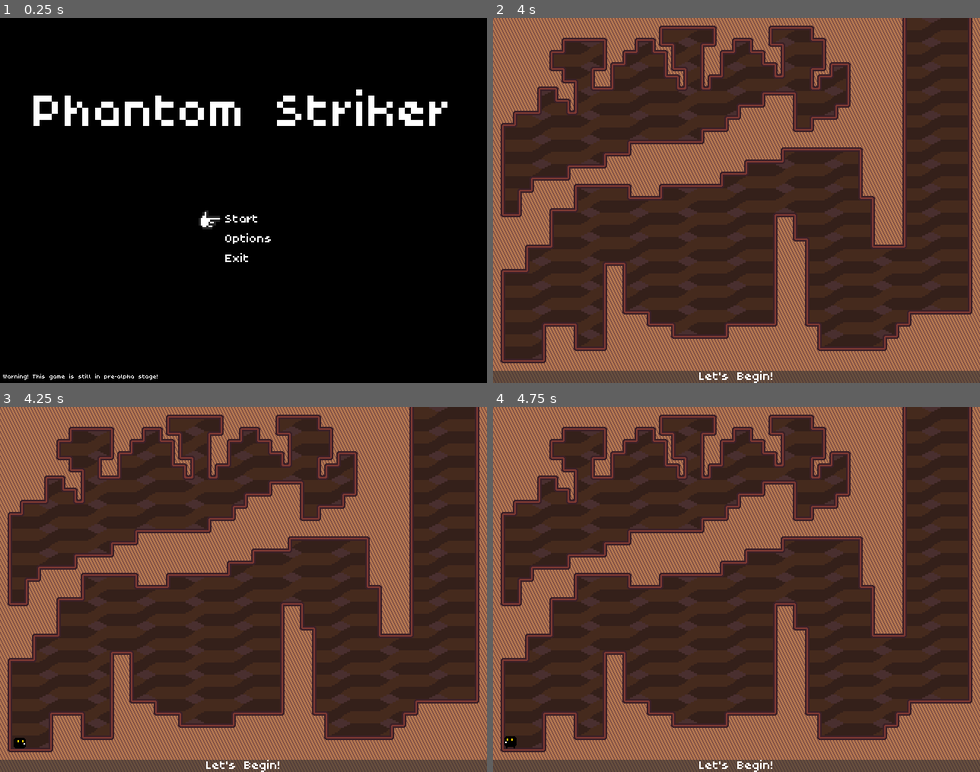
Above: before the commit, frames 1-4 (two rows, left to right).
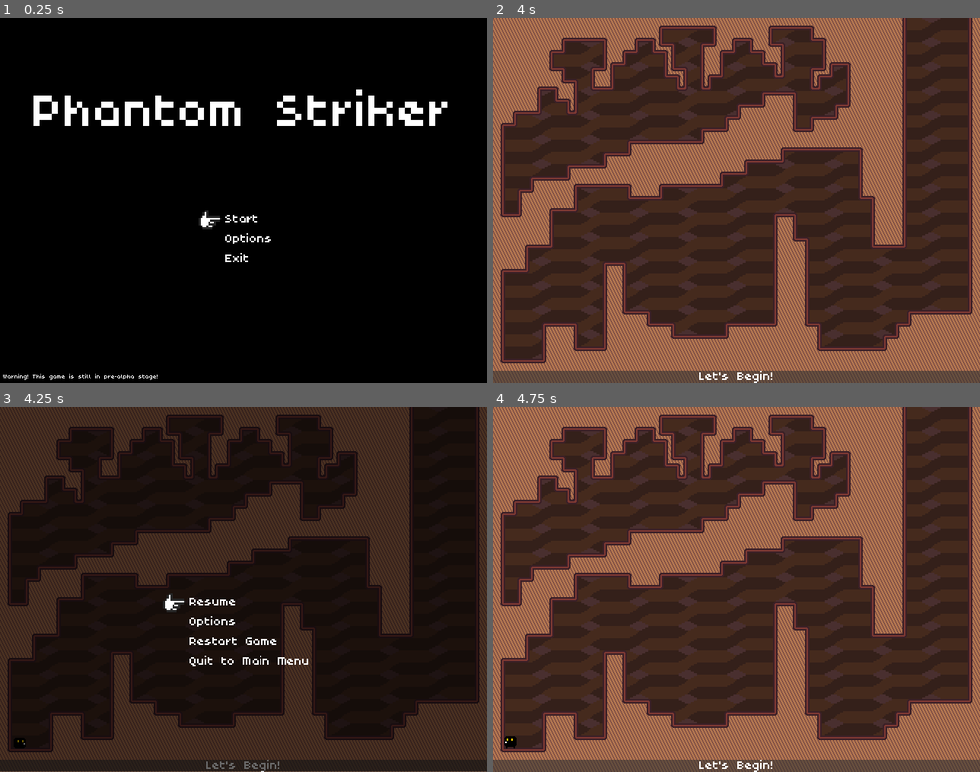
Above: after the commit, the same moments.

Repository: Team-Bunglon/phantom-striker
Game: Godot game, scene res://menu/title.tscn
Same seed, same stepped clock (60 frames per second), same inputs: the game is played once before the commit and once after it.
Inputs:
- Up to frame 1 (0.25 s): no input
- Up to frame 2 (4 s): tap Enter at 0.5 s; hold D (move_right) 0.53-1.28 s; tap Space (ui_accept) at 0.6, 1.25, 1.55, 2.1, 2.85, 3.8 s; tap W (jump) at 0.77, 1.52, 3.02, 3.77 s; hold K (strike_down) 1.28-2.03 s; tap S (crouch) at 1.35 s; hold D (move_right) 2.03-2.78 s; hold I (strike_up) 2.78-3.53 s; tap R (restart) at 3.5 s; hold A (move_left) from 3.53 s (still down); hold S (crouch) from 3.53 s (still down)
- Up to frame 3 (4.25 s): keep holding A (move_left); keep holding S (crouch); tap Escape (pause) at 4.15 s
- Up to frame 4 (4.75 s): keep holding A (move_left); release S (crouch) at 4.28 s; tap Space (ui_accept) at 4.35 s; tap W (jump) at 4.52 s

Frames 1-2 are identical in both runs. In frame 3, 100% of the frame differs, in the area x 0-100%, y 0-100%; in frame 4, nothing differs.
Error in both runs: Invalid operands 'float' and 'Vector2' in operator '+'. (res://objects/player.gd:150)

Commit message:
Add working pause menu

Diff:
--- a/levels/level0.tscn
+++ b/levels/level0.tscn
@@ -518,7 +518,6 @@
 
 [node name="PauseScreen" parent="Canvas" instance=ExtResource("2_ks0se")]
 visible = false
-z_index = 100
 
 [node name="RoomName" type="Label" parent="Canvas"]
 z_index = 10
--- a/levels/level1.tscn
+++ b/levels/level1.tscn
@@ -1,10 +1,11 @@
-[gd_scene load_steps=9 format=3 uid="uid://cap2c5dpqkle6"]
+[gd_scene load_steps=10 format=3 uid="uid://cap2c5dpqkle6"]
 
 [ext_resource type="TileSet" uid="uid://dnx1extlu8pxs" path="res://assets/sprites/tiles.tres" id="1_5p0by"]
 [ext_resource type="Script" path="res://levels/level_class.gd" id="1_j2ev4"]
 [ext_resource type="PackedScene" uid="uid://cymvpxtr5hvfj" path="res://objects/player.tscn" id="2_mcygu"]
 [ext_resource type="FontFile" uid="uid://cyv5okyo2hgew" path="res://assets/poco.ttf" id="2_y6yeq"]
 [ext_resource type="Script" path="res://levels/level_camera.gd" id="3_4bqle"]
+[ext_resource type="PackedScene" uid="uid://cffdc0mse6ebp" path="res://menu/pause_screen.tscn" id="3_tmowf"]
 [ext_resource type="Texture2D" uid="uid://bj18c5gdkp3oh" path="res://assets/aseprite/background_1.png" id="5_jh2kp"]
 
 [sub_resource type="RectangleShape2D" id="RectangleShape2D_61ngw"]
@@ -35,6 +36,9 @@
 offset_bottom = 480.0
 color = Color(0.196078, 0.196078, 0.196078, 0.588235)
 metadata/_edit_lock_ = true
+
+[node name="PauseScreen" parent="Canvas" instance=ExtResource("3_tmowf")]
+visible = false
 
 [node name="Camera2D" type="Camera2D" parent="."]
 limit_left = 0
--- a/levels/level2.tscn
+++ b/levels/level2.tscn
@@ -1,8 +1,9 @@
-[gd_scene load_steps=10 format=3 uid="uid://dugb71cmrhea5"]
+[gd_scene load_steps=11 format=3 uid="uid://dugb71cmrhea5"]
 
 [ext_resource type="Script" path="res://levels/level_class.gd" id="1_mrip6"]
 [ext_resource type="FontFile" uid="uid://cyv5okyo2hgew" path="res://assets/poco.ttf" id="2_f2frr"]
 [ext_resource type="TileSet" uid="uid://dnx1extlu8pxs" path="res://assets/sprites/tiles.tres" id="2_yvocw"]
+[ext_resource type="PackedScene" uid="uid://cffdc0mse6ebp" path="res://menu/pause_screen.tscn" id="3_3epov"]
 [ext_resource type="PackedScene" uid="uid://cymvpxtr5hvfj" path="res://objects/player.tscn" id="3_d04lr"]
 [ext_resource type="Script" path="res://levels/level_camera.gd" id="5_a8ykx"]
 [ext_resource type="TileSet" uid="uid://orhoddg6nkpl" path="res://assets/sprites/spikes.tres" id="5_lxj3q"]
@@ -36,6 +37,9 @@
 offset_bottom = 480.0
 color = Color(0.196078, 0.196078, 0.196078, 0.588235)
 metadata/_edit_lock_ = true
+
+[node name="PauseScreen" parent="Canvas" instance=ExtResource("3_3epov")]
+visible = false
 
 [node name="Player" parent="." instance=ExtResource("3_d04lr")]
 position = Vector2(49, 376)
--- /dev/null
+++ b/menu/confirm.gd
@@ -0,0 +1,24 @@
+extends Control
+class_name Confirm ## Menu for confirmation
+
+@export var return_object: NodePath
+@export var line1_text: String = "Are you sure you want to do something?"
+@export var line2_text: String = "ALL PROGRESS WILL BE LOST!"
+@export var line2_is_red: bool = false
+
+@onready var return_node := get_node(return_object)
+
+signal yes_selected()
+
+func _ready():
+	$Warning1.text = line1_text
+	$Warning2.text = line2_text
+	if line2_is_red:
+		$Warning2.set("theme_override_colors/font_color", Color(1.0,0.0,0.0,1.0))
+
+func _on_yes_selected():
+	emit_signal("yes_selected")
+
+func _on_no_selected():
+	visible = false
+	return_node.visible = true
--- /dev/null
+++ b/menu/confirm.tscn
@@ -0,0 +1,76 @@
+[gd_scene load_steps=5 format=3 uid="uid://ccbyvma21rb1d"]
+
+[ext_resource type="FontFile" uid="uid://cyv5okyo2hgew" path="res://assets/poco.ttf" id="1_emdt6"]
+[ext_resource type="Script" path="res://menu/confirm.gd" id="1_wukle"]
+[ext_resource type="PackedScene" uid="uid://cd0nf5ydgsylp" path="res://menu/cursor.tscn" id="2_mjkwq"]
+[ext_resource type="Script" path="res://menu/menu_item.gd" id="3_uo7nq"]
+
+[node name="Confirm" type="Control"]
+layout_mode = 3
+anchors_preset = 15
+anchor_right = 1.0
+anchor_bottom = 1.0
+grow_horizontal = 2
+grow_vertical = 2
+script = ExtResource("1_wukle")
+
+[node name="Warning1" type="Label" parent="."]
+layout_mode = 0
+offset_top = -128.0
+offset_right = 1280.0
+offset_bottom = -80.0
+theme_override_fonts/font = ExtResource("1_emdt6")
+theme_override_font_sizes/font_size = 40
+text = "Are you sure you want to do something?"
+horizontal_alignment = 1
+
+[node name="Warning2" type="Label" parent="."]
+layout_mode = 0
+offset_top = -78.0
+offset_right = 1280.0
+offset_bottom = -30.0
+theme_override_fonts/font = ExtResource("1_emdt6")
+theme_override_font_sizes/font_size = 40
+text = "ALL PROGRESS WILL BE LOST!"
+horizontal_alignment = 1
+
+[node name="Cursor" parent="." instance=ExtResource("2_mjkwq")]
+layout_mode = 1
+offset_left = 541.0
+offset_top = -3.0
+offset_right = -83.0
+offset_bottom = -467.0
+menu_object = NodePath("../HBoxContainer/MarginContainer/VBoxContainer")
+cursor_offset = Vector2(32, 18)
+
+[node name="HBoxContainer" type="HBoxContainer" parent="."]
+layout_mode = 0
+offset_right = 1280.0
+offset_bottom = 151.0
+alignment = 1
+
+[node name="MarginContainer" type="MarginContainer" parent="HBoxContainer"]
+layout_mode = 2
+theme_override_constants/margin_left = 30
+
+[node name="VBoxContainer" type="VBoxContainer" parent="HBoxContainer/MarginContainer"]
+layout_mode = 2
+
+[node name="No" type="Label" parent="HBoxContainer/MarginContainer/VBoxContainer"]
+layout_mode = 2
+theme_override_fonts/font = ExtResource("1_emdt6")
+theme_override_font_sizes/font_size = 40
+text = "No
+"
+script = ExtResource("3_uo7nq")
+
+[node name="Yes" type="Label" parent="HBoxContainer/MarginContainer/VBoxContainer"]
+layout_mode = 2
+theme_override_fonts/font = ExtResource("1_emdt6")
+theme_override_font_sizes/font_size = 40
+text = "Yes
+"
+script = ExtResource("3_uo7nq")
+
+[connection signal="selected" from="HBoxContainer/MarginContainer/VBoxContainer/No" to="." method="_on_no_selected"]
+[connection signal="selected" from="HBoxContainer/MarginContainer/VBoxContainer/Yes" to="." method="_on_yes_selected"]
--- /dev/null
+++ b/menu/confirm_menu.gd
@@ -0,0 +1,11 @@
+extends Control
+
+
+# Called when the node enters the scene tree for the first time.
+func _ready():
+	pass # Replace with function body.
+
+
+# Called every frame. 'delta' is the elapsed time since the previous frame.
+func _process(delta):
+	pass
--- /dev/null
+++ b/menu/confirm_menu.tscn
@@ -0,0 +1,79 @@
+[gd_scene load_steps=5 format=3 uid="uid://bpg01xawf5j15"]
+
+[ext_resource type="Script" path="res://menu/confirm_menu.gd" id="1_65n4p"]
+[ext_resource type="FontFile" uid="uid://cyv5okyo2hgew" path="res://assets/poco.ttf" id="2_hwcaj"]
+[ext_resource type="PackedScene" uid="uid://cd0nf5ydgsylp" path="res://menu/cursor.tscn" id="3_pxlnl"]
+[ext_resource type="Script" path="res://menu/menu_item.gd" id="4_vl1ei"]
+
+[node name="ConfirmMenu" type="Control"]
+layout_mode = 3
+anchors_preset = 15
+anchor_right = 1.0
+anchor_bottom = 1.0
+grow_horizontal = 2
+grow_vertical = 2
+script = ExtResource("1_65n4p")
+
+[node name="Warning1" type="Label" parent="."]
+layout_mode = 0
+offset_top = -125.0
+offset_right = 1280.0
+offset_bottom = -77.0
+theme_override_fonts/font = ExtResource("2_hwcaj")
+theme_override_font_sizes/font_size = 40
+text = "Are you sure you want to return to main menu?"
+horizontal_alignment = 1
+
+[node name="Warning2" type="Label" parent="."]
+layout_mode = 0
+offset_top = -78.0
+offset_right = 1280.0
+offset_bottom = -30.0
+theme_override_colors/font_color = Color(1, 0, 0, 1)
+theme_override_fonts/font = ExtResource("2_hwcaj")
+theme_override_font_sizes/font_size = 40
+text = "PROGRESS IS UNSAFED FOR NOW!"
+horizontal_alignment = 1
+
+[node name="Cursor" parent="." instance=ExtResource("3_pxlnl")]
+layout_mode = 1
+offset_left = 541.0
+offset_top = -3.0
+offset_right = -83.0
+offset_bottom = -467.0
+menu_object = NodePath("../HBoxContainer/MarginContainer/VBoxContainer")
+cursor_offset = Vector2(32, 18)
+
+[node name="HBoxContainer" type="HBoxContainer" parent="."]
+layout_mode = 0
+offset_right = 1280.0
+offset_bottom = 152.0
+alignment = 1
+metadata/_edit_lock_ = true
+
+[node name="MarginContainer" type="MarginContainer" parent="HBoxContainer"]
+layout_mode = 2
+theme_override_constants/margin_left = 30
+
+[node name="VBoxContainer" type="VBoxContainer" parent="HBoxContainer/MarginContainer"]
+layout_mode = 2
+
+[node name="No" type="Label" parent="HBoxContainer/MarginContainer/VBoxContainer"]
+layout_mode = 2
+theme_override_fonts/font = ExtResource("2_hwcaj")
+theme_override_font_sizes/font_size = 40
+text = "No
+"
+script = ExtResource("4_vl1ei")
+
+[node name="Yes" type="Label" parent="HBoxContainer/MarginContainer/VBoxContainer"]
+layout_mode = 2
+theme_override_fonts/font = ExtResource("2_hwcaj")
+theme_override_font_sizes/font_size = 40
+text = "Yes
+
+"
+script = ExtResource("4_vl1ei")
+
+[connection signal="selected" from="HBoxContainer/MarginContainer/VBoxContainer/No" to="." method="_on_no_selected"]
+[connection signal="selected" from="HBoxContainer/MarginContainer/VBoxContainer/Yes" to="." method="_on_yes_selected"]
--- /dev/null
+++ b/menu/confirm_restart.gd
@@ -0,0 +1,10 @@
+extends Control
+class_name ConfirmRestart
+
+@export var return_object: NodePath
+@onready var return_node := get_node(return_object)
+
+
+
+func _on_no_selected():
+	pass # Replace with function body.
--- /dev/null
+++ b/menu/confirm_restart.tscn
@@ -0,0 +1,79 @@
+[gd_scene load_steps=5 format=3 uid="uid://7lio54veuxow"]
+
+[ext_resource type="Script" path="res://menu/confirm_restart.gd" id="1_3jvm3"]
+[ext_resource type="PackedScene" uid="uid://cd0nf5ydgsylp" path="res://menu/cursor.tscn" id="1_ms36j"]
+[ext_resource type="FontFile" uid="uid://cyv5okyo2hgew" path="res://assets/poco.ttf" id="2_hmvwj"]
+[ext_resource type="Script" path="res://menu/menu_item.gd" id="3_7bayh"]
+
+[node name="ConfirmRestart" type="Control"]
+layout_mode = 3
+anchors_preset = 15
+anchor_right = 1.0
+anchor_bottom = 1.0
+grow_horizontal = 2
+grow_vertical = 2
+script = ExtResource("1_3jvm3")
+
+[node name="Warning1" type="Label" parent="."]
+layout_mode = 0
+offset_top = -125.0
+offset_right = 1280.0
+offset_bottom = -77.0
+theme_override_fonts/font = ExtResource("2_hmvwj")
+theme_override_font_sizes/font_size = 40
+text = "Are you sure you want to restart from the first level?"
+horizontal_alignment = 1
+
+[node name="Warning2" type="Label" parent="."]
+layout_mode = 0
+offset_top = -78.0
+offset_right = 1280.0
+offset_bottom = -30.0
+theme_override_colors/font_color = Color(1, 0, 0, 1)
+theme_override_fonts/font = ExtResource("2_hmvwj")
+theme_override_font_sizes/font_size = 40
+text = "ALL PROGRESS WILL BE LOST!"
+horizontal_alignment = 1
+
+[node name="Cursor" parent="." instance=ExtResource("1_ms36j")]
+layout_mode = 1
+offset_left = 541.0
+offset_top = -3.0
+offset_right = -83.0
+offset_bottom = -467.0
+menu_object = NodePath("../HBoxContainer/MarginContainer/VBoxContainer")
+cursor_offset = Vector2(32, 18)
+
+[node name="HBoxContainer" type="HBoxContainer" parent="."]
+layout_mode = 0
+offset_right = 1280.0
+offset_bottom = 152.0
+alignment = 1
+metadata/_edit_lock_ = true
+
+[node name="MarginContainer" type="MarginContainer" parent="HBoxContainer"]
+layout_mode = 2
+theme_override_constants/margin_left = 30
+
+[node name="VBoxContainer" type="VBoxContainer" parent="HBoxContainer/MarginContainer"]
+layout_mode = 2
+
+[node name="No" type="Label" parent="HBoxContainer/MarginContainer/VBoxContainer"]
+layout_mode = 2
+theme_override_fonts/font = ExtResource("2_hmvwj")
+theme_override_font_sizes/font_size = 40
+text = "No
+"
+script = ExtResource("3_7bayh")
+
+[node name="Yes" type="Label" parent="HBoxContainer/MarginContainer/VBoxContainer"]
+layout_mode = 2
+theme_override_fonts/font = ExtResource("2_hmvwj")
+theme_override_font_sizes/font_size = 40
+text = "Yes
+
+"
+script = ExtResource("3_7bayh")
+
+[connection signal="selected" from="HBoxContainer/MarginContainer/VBoxContainer/No" to="." method="_on_no_selected"]
+[connection signal="selected" from="HBoxContainer/MarginContainer/VBoxContainer/Yes" to="." method="_on_yes_selected"]
--- a/menu/cursor.gd
+++ b/menu/cursor.gd
@@ -6,6 +6,7 @@
 
 @export var menu_object: NodePath ## The container the label menu are located in. It should only be a VBoxContainer.
 @export var cursor_offset: Vector2 ## The offset of which the cursor's sprite is located by its central point.
+@export var cancel_labels: Array[String] = ["Resume", "Return", "No"]
 
 @onready var menu_parent := get_node(menu_object)
 @onready var cursor_parent := get_parent()
@@ -33,13 +34,21 @@
 	if Input.is_action_just_pressed("ui_accept") and cursor_can_choose:
 		var menu_item_current := get_menu_item(cursor_index)
 		if menu_item_current != null:
-			if menu_item_current.name in ["Resume", "Return"]:
+			if menu_item_current.name in cancel_labels:
 				Audio.play("Cancel")
 			elif menu_item_current.name == "Start":
 				print("Don't play anything")
 			else:
 				Audio.play("Accept")
 			select_menu(menu_item_current)
+
+
+	if Input.is_action_just_pressed("ui_increase") and cursor_can_choose:
+		var menu_item_current := get_menu_item(cursor_index)
+		if menu_item_current != null:
+			if menu_item_current.can_increase:
+				Audio.play("Accept")
+			increase_menu(menu_item_current)
 
 	if Input.is_action_just_pressed("ui_decrease") and cursor_can_choose:
 		var menu_item_current := get_menu_item(cursor_index)
@@ -52,7 +61,7 @@
 	if Input.is_action_just_pressed("ui_cancel") and cursor_can_choose:
 		var menu_item_current := get_menu_item(0)
 		if menu_item_current != null:
-			if menu_item_current.name == "Resume":
+			if menu_item_current.name in cancel_labels:
 				Audio.play("Cancel")
 				select_menu(menu_item_current)
 
@@ -70,6 +79,10 @@
 func select_menu(item):
 	if item.has_method("select"):
 		item.select()
+
+func increase_menu(item):
+	if item.has_method("increase"):
+		item.increase()
 
 func decrease_menu(item):
 	if item.has_method("decrease"):
--- a/menu/menu_item.gd
+++ b/menu/menu_item.gd
@@ -1,21 +1,21 @@
 extends Label
+class_name MenuItem ## A selectable label specialized for cursor.
 
-## A selectable label specialized for cursor.
-class_name MenuItem
+@export var can_decrease: bool = false ## Allow item to react with `decreased()` signal when `ui_decrease` is pressed.
+@export var can_increase: bool = false ## Allow item to react with `increased()` signal when `ui_increase` is pressed.
 
-## Play "decrease" sound when the `ui_decrease` is pressed while selecting this item
-@export var can_decrease: bool = false
-
-## Emitted when the cursor is pointing at this menu item and the player presses the `ui_accept` button.
-signal selected()
-
-## Same as `selected()` but for decreasing value instead with `ui_decrease` button.
-signal decreased()
+signal selected() ## Emitted when the cursor is pointing at this menu item and the player presses the `ui_accept` button.
+signal increased() ## Same as `selected()` but for increasing value instead with `ui_decrease` button.
+signal decreased() ## Same as `selected()` but for decreasing value instead with `ui_decrease` button.
 
 func select():
 	print(name)
 	emit_signal("selected")
 
+func increase():
+	print(name + " (increase)")
+	emit_signal("increased")
+
 func decrease():
 	print(name + " (decrease)")
 	emit_signal("decreased")
--- a/menu/option_menu.gd
+++ b/menu/option_menu.gd
@@ -25,6 +25,7 @@
 	scaling_value_text.text = str(Global.current_scaling) + "x"
 	fullscreen_text.text = Global.fullscreen
 
+## This should only run once since you won't change your screen resolution midgame anyway.
 func _get_maximum_scaling():
 	if Global.maximum_scaling == 0:
 		var screen_resolution := DisplayServer.screen_get_size()
@@ -49,7 +50,7 @@
 			DisplayServer.window_set_mode(DisplayServer.WINDOW_MODE_FULLSCREEN)
 			fullscreen_text.text = "Yes"
 			Global.fullscreen = "Yes"
-		else:
+		elif Global.fullscreen == "Yes":
 			DisplayServer.window_set_mode(DisplayServer.WINDOW_MODE_WINDOWED)
 			_update_resolution(Global.current_scaling)
 			fullscreen_text.text = "No"
@@ -58,11 +59,20 @@
 func _on_fullscreen_selected():
 	_update_value("fullscreen")
 
+func _on_fullscreen_increased():
+	_on_fullscreen_selected()
+
+func _on_fullscreen_decreased():
+	_on_fullscreen_selected()
+
 func _on_scaling_selected():
 	Global.current_scaling += 1
 	if Global.current_scaling > Global.maximum_scaling:
 		Global.current_scaling = 1
 	_update_value("scaling")
+
+func _on_scaling_increased():
+	_on_scaling_selected()
 
 func _on_scaling_decreased():
 	Global.current_scaling -= 1
--- a/menu/option_menu.tscn
+++ b/menu/option_menu.tscn
@@ -44,6 +44,7 @@
 text = "Scaling"
 script = ExtResource("4_060l5")
 can_decrease = true
+can_increase = true
 
 [node name="Fullscreen" type="Label" parent="HBoxContainer/MarginContainer/VBoxContainer"]
 layout_mode = 2
@@ -51,6 +52,8 @@
 theme_override_font_sizes/font_size = 40
 text = "Fullscreen"
 script = ExtResource("4_060l5")
+can_decrease = true
+can_increase = true
 
 [node name="Return" type="Label" parent="HBoxContainer/MarginContainer/VBoxContainer"]
 layout_mode = 2
@@ -81,6 +84,9 @@
 text = "No"
 
 [connection signal="decreased" from="HBoxContainer/MarginContainer/VBoxContainer/Scaling" to="." method="_on_scaling_decreased"]
+[connection signal="increased" from="HBoxContainer/MarginContainer/VBoxContainer/Scaling" to="." method="_on_scaling_increased"]
 [connection signal="selected" from="HBoxContainer/MarginContainer/VBoxContainer/Scaling" to="." method="_on_scaling_selected"]
+[connection signal="decreased" from="HBoxContainer/MarginContainer/VBoxContainer/Fullscreen" to="." method="_on_fullscreen_decreased"]
+[connection signal="increased" from="HBoxContainer/MarginContainer/VBoxContainer/Fullscreen" to="." method="_on_fullscreen_increased"]
 [connection signal="selected" from="HBoxContainer/MarginContainer/VBoxContainer/Fullscreen" to="." method="_on_fullscreen_selected"]
 [connection signal="selected" from="HBoxContainer/MarginContainer/VBoxContainer/Return" to="." method="_on_return_selected"]
--- a/menu/pause_menu.gd
+++ b/menu/pause_menu.gd
@@ -1,11 +1,19 @@
 extends Control
 class_name PauseMenu
 
+signal option()
 signal resume_game()
+signal restart_game()
+signal main_menu()
 
 func _on_options_selected():
-	visible = false
-	$"../OptionMenu".visible = true
+	emit_signal("option")
 
 func _on_resume_selected():
 	emit_signal("resume_game")
+
+func _on_restart_game_selected():
+	emit_signal("restart_game")
+
+func _on_main_menu_selected():
+	emit_signal("main_menu")
--- a/menu/pause_menu.tscn
+++ b/menu/pause_menu.tscn
@@ -42,7 +42,6 @@
 theme_override_font_sizes/font_size = 40
 text = "Resume"
 script = ExtResource("3_6dyq7")
-can_decrease = true
 
 [node name="Options" type="Label" parent="HBoxContainer/MarginContainer/VBoxContainer"]
 layout_mode = 2
@@ -70,3 +69,5 @@
 
 [connection signal="selected" from="HBoxContainer/MarginContainer/VBoxContainer/Resume" to="." method="_on_resume_selected"]
 [connection signal="selected" from="HBoxContainer/MarginContainer/VBoxContainer/Options" to="." method="_on_options_selected"]
+[connection signal="selected" from="HBoxContainer/MarginContainer/VBoxContainer/RestartGame" to="." method="_on_restart_game_selected"]
+[connection signal="selected" from="HBoxContainer/MarginContainer/VBoxContainer/MainMenu" to="." method="_on_main_menu_selected"]
--- a/menu/pause_screen.gd
+++ b/menu/pause_screen.gd
@@ -8,18 +8,38 @@
 	$PauseMenu.visible = false
 	$OptionMenu.visible = false
 
+func _set_visible(this: bool, pause: bool, option: bool, confirm_restart: bool, confirm_menu: bool):
+	visible = this
+	$PauseMenu.visible = pause
+	$OptionMenu.visible = option
+	$ConfirmRestart.visible = confirm_restart
+	$ConfirmMenu.visible = confirm_menu
+
 func _input(event):
 	if event.is_action_pressed("pause") and not Global.is_paused:
 		get_tree().paused = true
 		Audio.play("Accept")
-		visible = true
-		$PauseMenu.visible = true
-		$OptionMenu.visible = false
+		_set_visible(true, true, false, false, false)
 		Global.is_paused = true
 
 func _on_pause_menu_resume_game():
 	get_tree().paused = false
-	visible = false
-	$PauseMenu.visible = false
-	$OptionMenu.visible = false
+	_set_visible(false, false, false, false, false)
 	Global.is_paused = false
+
+func _on_pause_menu_option():
+	_set_visible(true, false, true, false, false)
+
+func _on_pause_menu_restart_game():
+	_set_visible(true, false, false, true, false)
+
+func _on_pause_menu_main_menu():
+	_set_visible(true, false, false, false, true)
+
+func _on_confirm_restart_yes_selected():
+	_on_pause_menu_resume_game()
+	get_tree().change_scene_to_file("res://levels/level1.tscn")
+
+func _on_confirm_menu_yes_selected():
+	_on_pause_menu_resume_game()
+	get_tree().change_scene_to_file("res://menu/title.tscn")
--- a/menu/pause_screen.tscn
+++ b/menu/pause_screen.tscn
@@ -1,11 +1,13 @@
-[gd_scene load_steps=4 format=3 uid="uid://cffdc0mse6ebp"]
+[gd_scene load_steps=5 format=3 uid="uid://cffdc0mse6ebp"]
 
 [ext_resource type="Script" path="res://menu/pause_screen.gd" id="1_kuke2"]
 [ext_resource type="PackedScene" uid="uid://485fwe28sgac" path="res://menu/pause_menu.tscn" id="1_rmae5"]
 [ext_resource type="PackedScene" uid="uid://cg1jg4d1hfoep" path="res://menu/option_menu.tscn" id="2_lu6ax"]
+[ext_resource type="PackedScene" uid="uid://ccbyvma21rb1d" path="res://menu/confirm.tscn" id="4_o351n"]
 
 [node name="PauseScreen" type="Control"]
 process_mode = 3
+z_index = 100
 layout_mode = 3
 anchors_preset = 15
 anchor_right = 1.0
@@ -39,4 +41,27 @@
 default_scaling = 2
 fullscreen = true
 
+[node name="ConfirmRestart" parent="." instance=ExtResource("4_o351n")]
+visible = false
+layout_mode = 1
+offset_top = 482.0
+offset_bottom = 482.0
+return_object = NodePath("../PauseMenu")
+line1_text = "Are you sure you want to restart from the first level?"
+line2_is_red = true
+
+[node name="ConfirmMenu" parent="." instance=ExtResource("4_o351n")]
+visible = false
+layout_mode = 1
+offset_top = 482.0
+offset_bottom = 482.0
+return_object = NodePath("../PauseMenu")
+line1_text = "Are you sure you want to quit to main menu?"
+line2_text = "Progress will be saved (UNIMPLEMENTED)"
+
+[connection signal="main_menu" from="PauseMenu" to="." method="_on_pause_menu_main_menu"]
+[connection signal="option" from="PauseMenu" to="." method="_on_pause_menu_option"]
+[connection signal="restart_game" from="PauseMenu" to="." method="_on_pause_menu_restart_game"]
 [connection signal="resume_game" from="PauseMenu" to="." method="_on_pause_menu_resume_game"]
+[connection signal="yes_selected" from="ConfirmRestart" to="." method="_on_confirm_restart_yes_selected"]
+[connection signal="yes_selected" from="ConfirmMenu" to="." method="_on_confirm_menu_yes_selected"]
--- a/menu/title.gd
+++ b/menu/title.gd
@@ -1,4 +1,4 @@
 extends Control
 
 # Every input is controlled at main_menu
-# I'll return to this later when I'm adding animation
+# TODO: I'll return to this later when I'm adding animation
--- a/project.godot
+++ b/project.godot
@@ -38,7 +38,6 @@
 "events": [Object(InputEventKey,"resource_local_to_scene":false,"resource_name":"","device":-1,"window_id":0,"alt_pressed":false,"shift_pressed":false,"ctrl_pressed":false,"meta_pressed":false,"pressed":false,"keycode":0,"physical_keycode":32,"key_label":0,"unicode":32,"echo":false,"script":null)
 , Object(InputEventKey,"resource_local_to_scene":false,"resource_name":"","device":-1,"window_id":0,"alt_pressed":false,"shift_pressed":false,"ctrl_pressed":false,"meta_pressed":false,"pressed":false,"keycode":0,"physical_keycode":4194309,"key_label":0,"unicode":0,"echo":false,"script":null)
 , Object(InputEventKey,"resource_local_to_scene":false,"resource_name":"","device":-1,"window_id":0,"alt_pressed":false,"shift_pressed":false,"ctrl_pressed":false,"meta_pressed":false,"pressed":false,"keycode":0,"physical_keycode":90,"key_label":0,"unicode":122,"echo":false,"script":null)
-, Object(InputEventKey,"resource_local_to_scene":false,"resource_name":"","device":-1,"window_id":0,"alt_pressed":false,"shift_pressed":false,"ctrl_pressed":false,"meta_pressed":false,"pressed":false,"keycode":0,"physical_keycode":68,"key_label":0,"unicode":100,"echo":false,"script":null)
 ]
 }
 ui_left={
@@ -143,6 +142,11 @@
 "events": [Object(InputEventKey,"resource_local_to_scene":false,"resource_name":"","device":-1,"window_id":0,"alt_press …(182 unchanged characters)…
 ]
 }
+ui_increase={
+"deadzone": 0.5,
+"events": [Object(InputEventKey,"resource_local_to_scene":false,"resource_name":"","device":-1,"window_id":0,"alt_pressed":false,"shift_pressed":false,"ctrl_pressed":false,"meta_pressed":false,"pressed":false,"keycode":0,"physical_keycode":68,"key_label":0,"unicode":100,"echo":false,"script":null)
+]
+}
 
 [layer_names]
 
